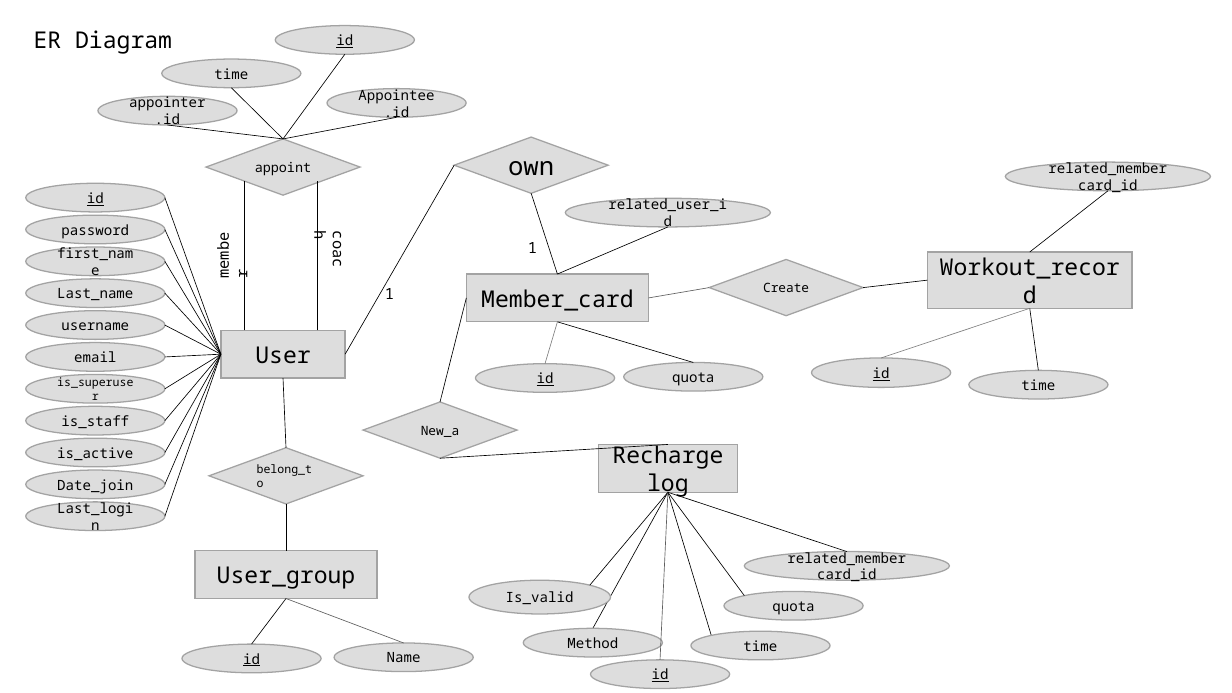
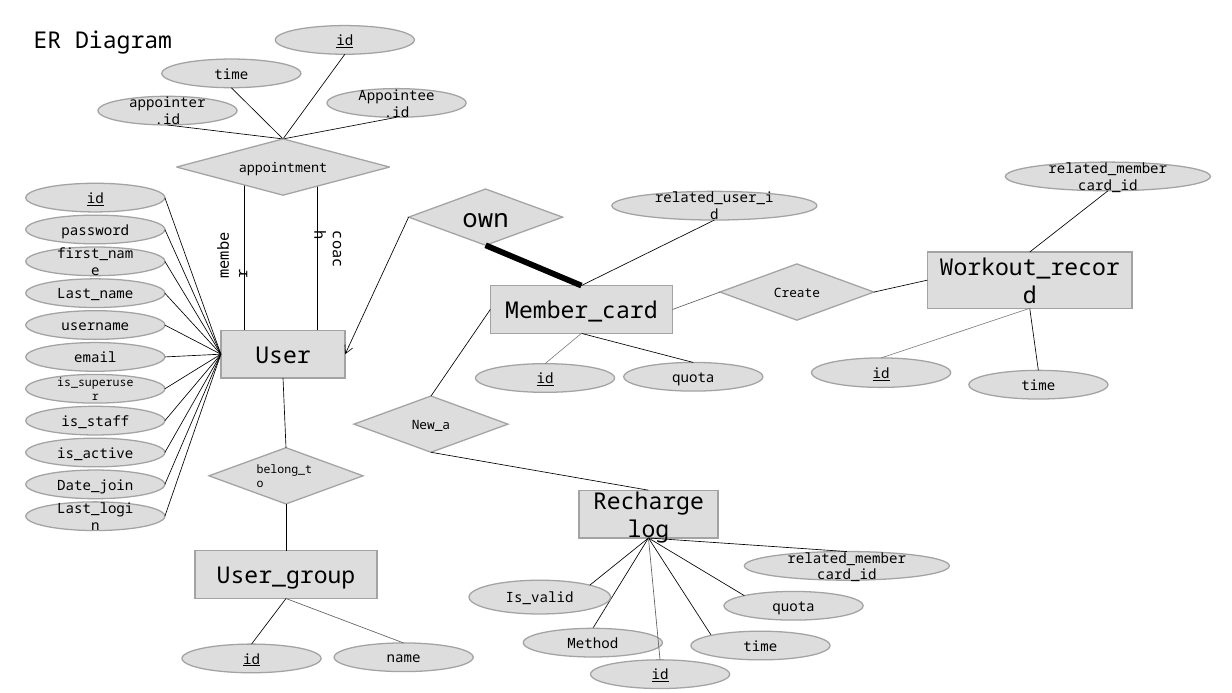
Before and after one commit to ecwu/SDWIIGP, a slide deck: slide 1 of documents/diagram.pptx. Drawn at 1232x693 pixels with LibreOffice and Linux fonts; fonts in the diff are those of the drawing. Boxes give left, top, right and bottom in pixels: in the first picture for what was removed or moved away, otherwise in the second. Text is boxed around its words. In the diff, an @@ line names an element or a change of style, - is before the commit and + after.

```diff
--- a/documents/diagram.pptx
+++ b/documents/diagram.pptx
@@ diamond "appointment": place and size @@
-diamond "appointment" at box(206, 139, 360, 195)
+diamond "appointment" at box(177, 139, 390, 195)
@@ text in diamond at box(239, 162, 327, 176): text changed @@
-appoint
+appointment
@@ ellipse "related_user_id": place and size @@
-ellipse "related_user_id" at box(566, 199, 771, 227)
+ellipse "related_user_id" at box(612, 191, 817, 220)
@@ diamond "own": place and size @@
-diamond "own" at box(455, 137, 609, 193)
+diamond "own" at box(409, 189, 563, 246)
@@ line moved from (346, 354) - (455, 165) to (346, 354) - (409, 217) @@
@@ line (346, 354) - (409, 217): line to arrow @@
@@ line moved from (668, 227) - (557, 274) to (714, 220) - (581, 286) @@
@@ line moved from (531, 193) - (557, 274) to (486, 245) - (581, 286) @@
@@ line (486, 245) - (581, 286): stroke #000000 0.5 pt to #000000 4.5 pt @@
@@ text removed at box(528, 242, 537, 253) @@
-1
@@ diamond "Create": place and size @@
-diamond "Create" at box(709, 260, 863, 316)
+diamond "Create" at box(720, 264, 874, 321)
@@ text removed at box(385, 285, 394, 299) @@
-1
@@ rectangle "Member_card": place and size @@
-rectangle "Member_card" at box(467, 274, 649, 323)
+rectangle "Member_card" at box(491, 286, 673, 334)
@@ line moved from (709, 287) - (649, 298) to (720, 292) - (673, 310) @@
@@ line moved from (863, 287) - (928, 280) to (874, 292) - (928, 280) @@
@@ line moved from (467, 298) - (440, 402) to (491, 310) - (431, 396) @@
@@ line moved from (545, 364) - (557, 322) to (545, 364) - (581, 334) @@
@@ line moved from (557, 322) - (693, 362) to (581, 334) - (693, 362) @@
@@ diamond "New_a": place and size @@
-diamond "New_a" at box(363, 402, 518, 458)
+diamond "New_a" at box(354, 396, 508, 453)
@@ line moved from (440, 458) - (668, 445) to (431, 452) - (649, 491) @@
@@ rectangle "Recharge log": place and size @@
-rectangle "Recharge log" at box(599, 445, 738, 493)
+rectangle "Recharge log" at box(579, 491, 719, 539)
@@ line moved from (668, 493) - (590, 585) to (649, 538) - (590, 585) @@
@@ line moved from (668, 493) - (593, 628) to (649, 538) - (593, 628) @@
@@ line moved from (668, 493) - (848, 552) to (649, 538) - (848, 552) @@
@@ line moved from (660, 660) - (668, 493) to (660, 660) - (649, 538) @@
@@ line moved from (668, 493) - (712, 636) to (649, 538) - (712, 636) @@
@@ line moved from (668, 493) - (745, 596) to (649, 538) - (745, 596) @@
@@ text in ellipse at box(387, 654, 421, 662): text changed @@
-Name
+name
```
Also in this commit, not shown: 1 other file.
